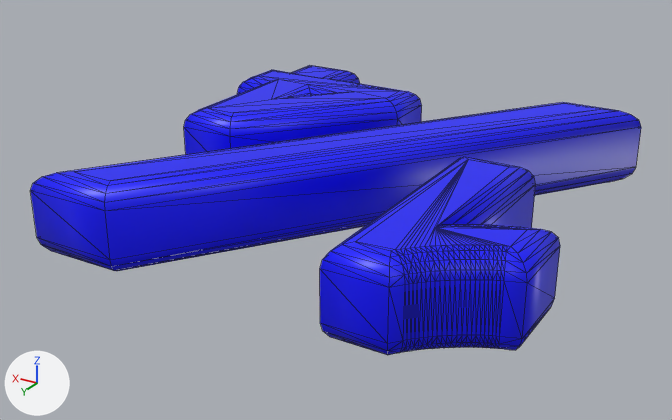
Renders of the glTF model 3dWords/fonts/glb/188.glb from each side of a commit.
Camera for both pictures: a camera (50 mm lens) standing at (-0.464, 2.478, 0.874) and looking at (0.678, 0.576, -0.078). The axes (+X, +Y, +Z) are drawn at lower left. The lights are the same throughout. Mesh edges are drawn as thin lines. Vertices at the same position are counted once.

Script lines for the objects in view, before the commit:
```python
me_texto_120 = bpy.data.meshes.new('texto.120')
me_texto_120.from_pydata(...)  # 590 vertices, 1172 faces; spans x 0.027..1.253, y -0.091..1.119, z -0.11..0.11
me_texto_120.materials.append(mat_material)  # blue #0000ff
ob_texto = bpy.data.objects.new('texto', me_texto_120)
ob_texto.location = (0.0, 0.0, 0.0)
```
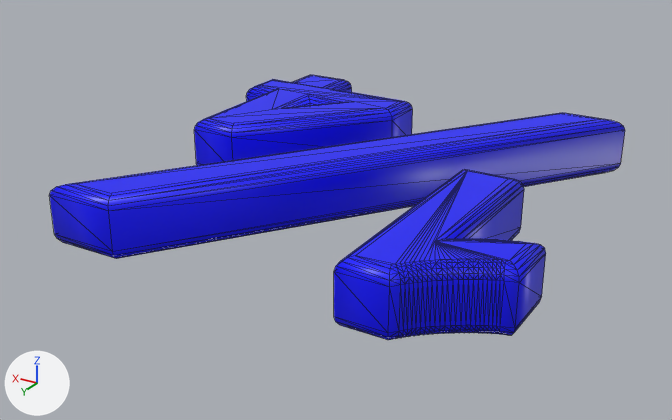
Patch to the scene script:
```diff
--- a/3dWords/fonts/glb/188.glb.py
+++ b/3dWords/fonts/glb/188.glb.py
@@ me_texto_120 @@
 # used by ob_texto; location = (0.0, 0.0, 0.0)
-me_texto_120.from_pydata(...)  # 590 vertices, 1172 faces; spans x 0.027..1.253, y -0.091..1.119, z -0.11..0.11
+me_texto_120.from_pydata(...)  # 590 vertices, 1172 faces; spans x 0.047..1.233, y -0.071..1.099, z -0.08..0.08
+# me_texto_120 part 1: the loose piece of 410 vertices spanning x 0.027..0.391, y 0.476..1.114, z -0.11..0.11 is rebuilt with 410 vertices and now spans x 0.047..0.371, y 0.496..1.094, z -0.08..0.08
+# me_texto_120 part 2: the loose piece of 140 vertices spanning x 0.701..1.253, y -0.072..0.566, z -0.11..0.11 is rebuilt with 140 vertices and now spans x 0.721..1.233, y -0.052..0.546, z -0.08..0.08
+# me_texto_120 part 3: the loose piece of 40 vertices spanning x 0.084..1.18, y -0.091..1.119, z -0.11..0.11 is rebuilt with 40 vertices and now spans x 0.123..1.141, y -0.071..1.099, z -0.08..0.08
 me_texto_120.materials.append(mat_material)
```

Pixel boxes [x1, y1, x2, y2] of what changed, in the pictures (672 x 420 px):
'texto', reshaped (9% shorter): before [31, 65, 641, 355]; after [49, 75, 625, 340]
part 1 of me_texto_120, rebuilt (12% narrower, 14% shorter): before [320, 157, 560, 355]; after [334, 169, 546, 340]
part 2 of me_texto_120, rebuilt: before [184, 65, 422, 155]; after [194, 75, 413, 165]
part 3 of me_texto_120, rebuilt (14% shorter): before [31, 102, 641, 271]; after [49, 113, 625, 259]
